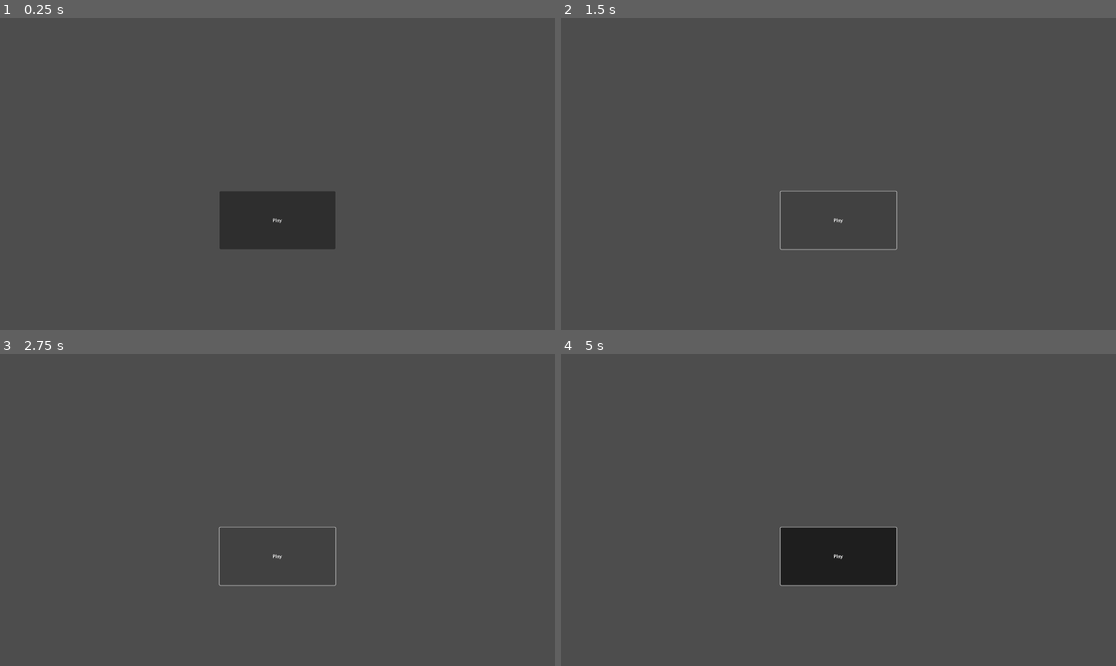
Above: before the commit, frames 1-4 (two rows, left to right).
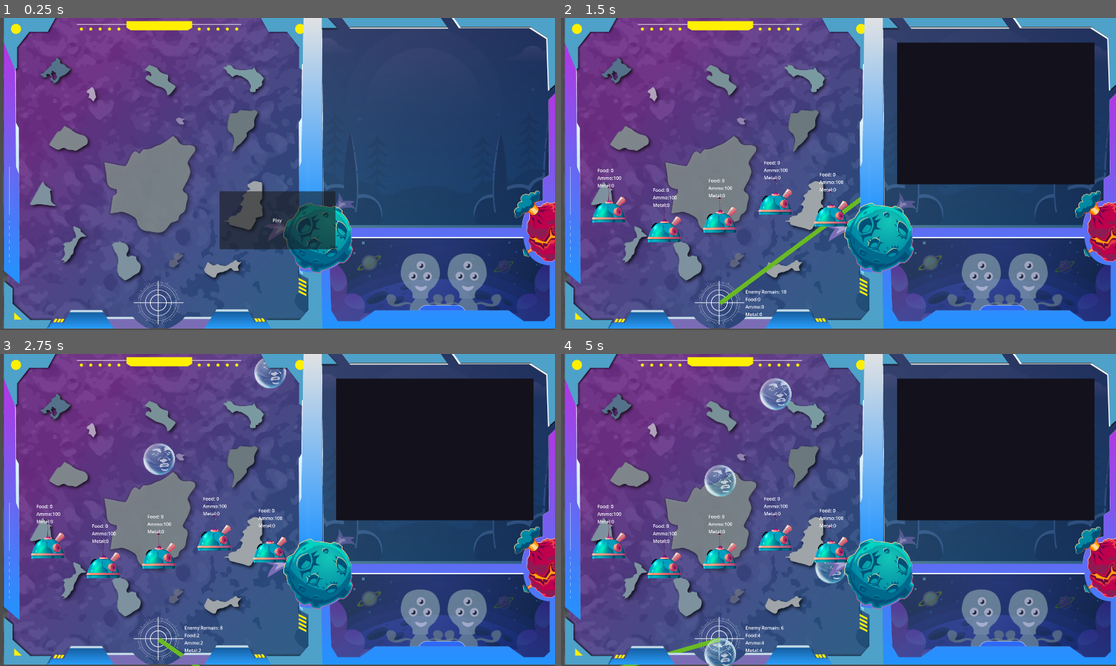
Above: after the commit, the same moments.

Repository: G36maid/GGJ25-kh-teamC
Game: Godot game, scene res://sences/game.tscn
Same seed, same stepped clock (60 frames per second), same inputs: the game is played once before the commit and once after it. The engine's default icon, where the game draws it, is replaced by a stand-in: a white triangle on a blue panel in a dark square.
Inputs (mouse positions are in pixels of both pictures, inside the frame that each line leads up to):
- Up to frame 1 (0.25 s): no input
- Up to frame 2 (1.5 s): click "Play" at 0.5 s; click (838, 220) at 1.25 s, where only the run before the commit has a clickable "Play"
- Up to frame 3 (2.75 s): click (277, 556) at 2 s, where only the run before the commit has a clickable "Play"
- Up to frame 4 (5 s): tap Enter (send_cmd) at 2.75, 3.6 s; hold Enter (send_cmd) 2.78-3.53 s; hold Enter (send_cmd) from 4.28 s (still down)

The runs differ from the first frame. In frame 1, 97% of the frame differs, in the area x 0-100%, y 0-100%; in frame 2, 99%; in frame 3, 99%; in frame 4, 99%.
Error before the commit: Parse Error: Expected expression as array element. (res://scripts/game.gd:86)

Commit message:
fix: scene format

Diff:
--- a/scripts/game.gd
+++ b/scripts/game.gd
@@ -80,11 +80,6 @@
 		$txt_input.hide()
 		return
 
-	$enemy_remain.text = """Food: %d
-Ammo:%d
-Metal:%d
-""" % [headquarter.resource_food,
-
 	if $allys.get_child_count()>0:
 		for _dead_ally in $allys.get_children():
 			if _dead_ally.health <=0:
--- a/sences/emeny.tscn
+++ b/sences/emeny.tscn
@@ -15,15 +15,4 @@
 
 [node name="Sprite2D" type="Sprite2D" parent="Area2D/CollisionShape2D"]
 scale = Vector2(0.1, 0.1)
-texture = ExtResource("1_vj5km")
-
-[node name="RayCast2D" type="RayCast2D" parent="Area2D/CollisionShape2D/Sprite2D"]
-target_position = Vector2(0, 100)
-collide_with_areas = true
-collide_with_bodies = false
-
-[node name="Timer" type="Timer" parent="Area2D/CollisionShape2D/Sprite2D/RayCast2D"]
-wait_time = 0.2
-autostart = true
-
-[connection signal="timeout" from="Area2D/CollisionShape2D/Sprite2D/RayCast2D/Timer" to="." method="_on_timer_timeout"]
+texture = ExtResource("2_bwye2")
--- a/sences/game.tscn
+++ b/sences/game.tscn
@@ -55,6 +55,9 @@
 horizontal_alignment = 1
 vertical_alignment = 1
 
+[node name="Background" parent="." instance=ExtResource("7_wgsjo")]
+position = Vector2(960, 540)
+
 [node name="lose_text" type="Label" parent="."]
 visible = false
 offset_left = 960.0
